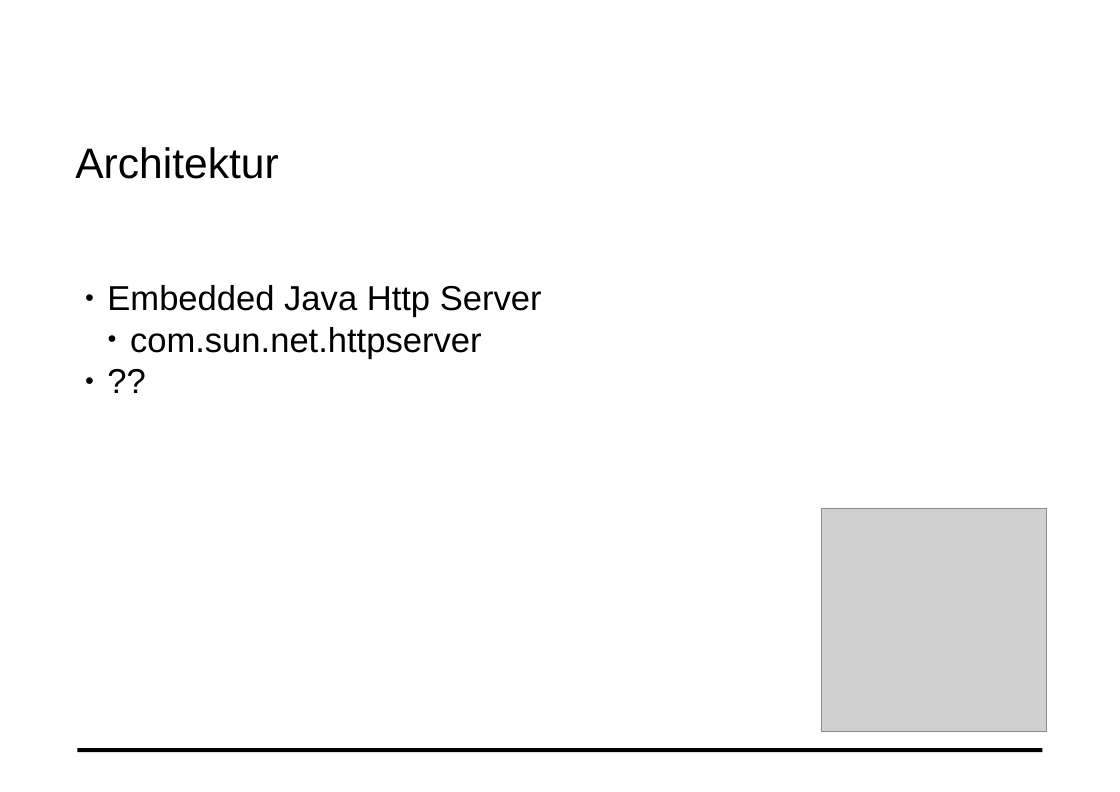
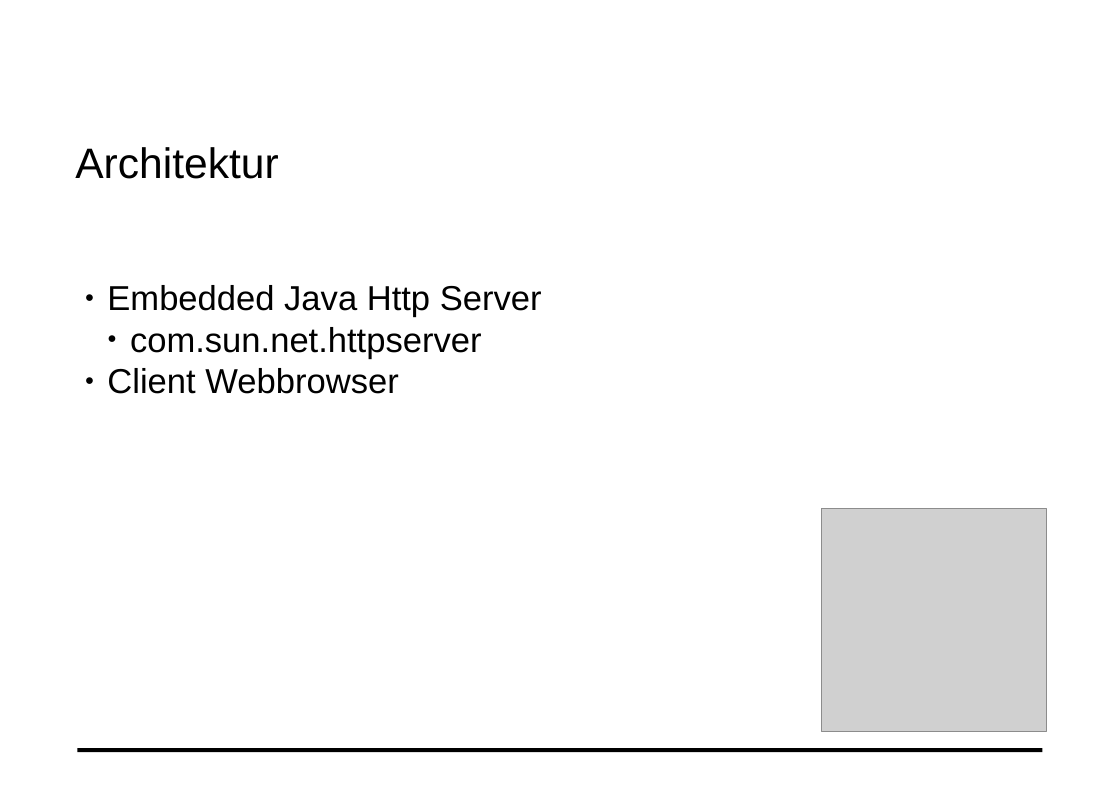
Before and after one commit to mat1/apsicookie, a slide deck: slide 3 of documentation/Cookie.odp. Drawn at 1120x792 pixels with LibreOffice and Linux fonts; fonts in the diff are those of the drawing; grey boxes stand for pictures; background and template pictures are left out. Boxes give left, top, right and bottom in pixels: in the first picture for what was removed or moved away, otherwise in the second. Text is boxed around its words. In the diff, an @@ line names an element or a change of style, - is before the commit and + after.

```diff
--- a/documentation/Cookie.odp
+++ b/documentation/Cookie.odp
@@ text at (x1=107, y1=368, x2=399, y2=394): text changed @@
-● ??
+● Client Webbrowser
```
Also in this commit, not shown: 1 other file.
